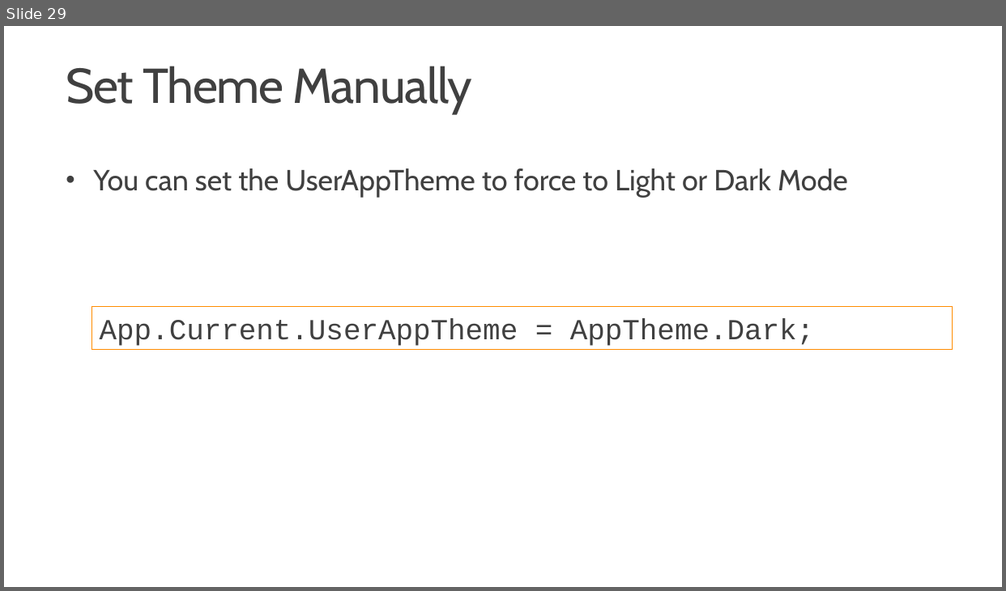
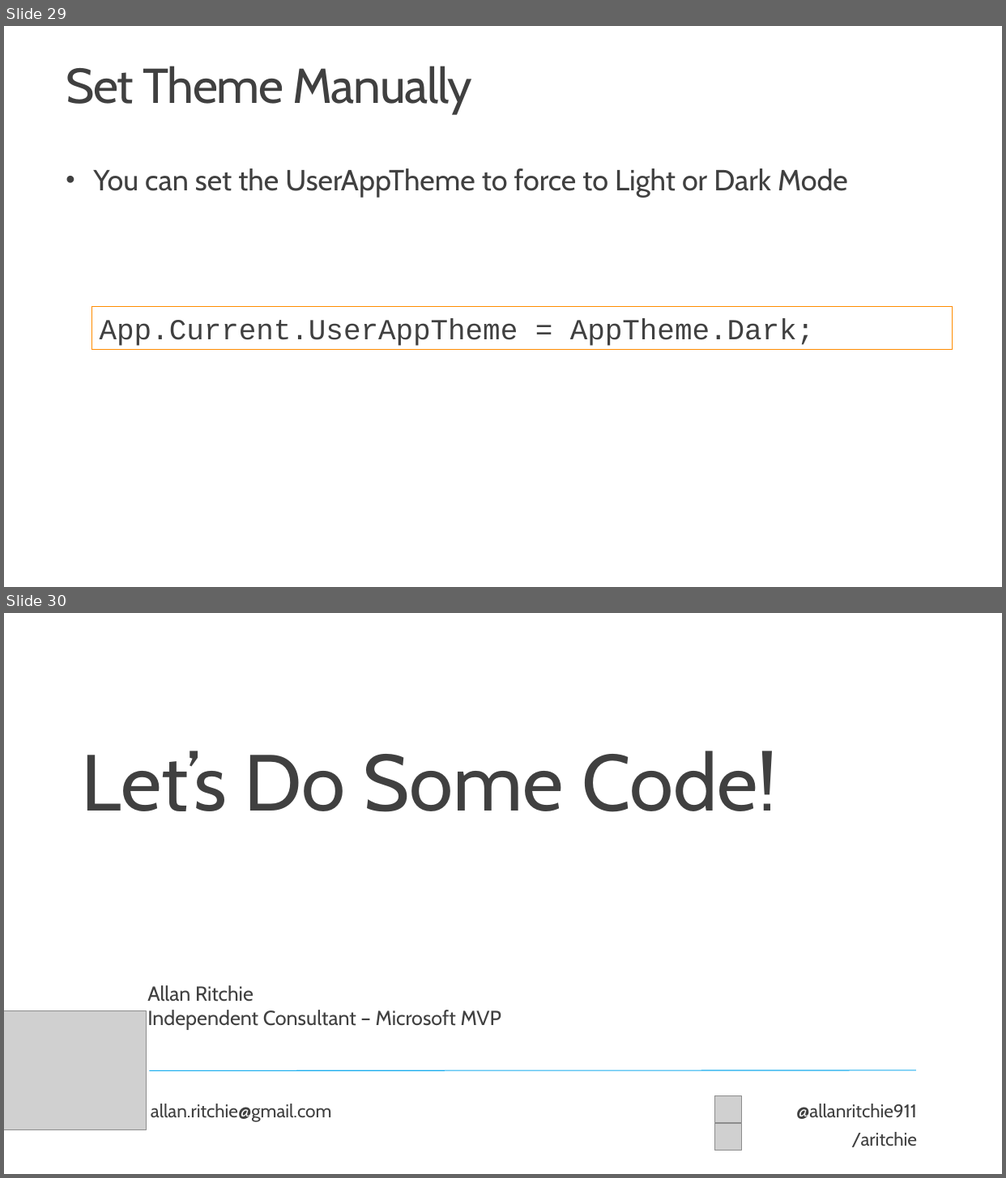
Before and after one commit to aritchie/talks, a slide deck: 2022-09-28_mauiworkshop_msftreactor/Workshop6 - App Themes.pptx. Shown one above the other, each under a label of ours: slide 29 before the commit, slides 29 and 30 after it. The pictures are 1006x591 and 1006x1178 pixels, drawn with LibreOffice and Linux fonts; fonts in the diff are those of the drawing; grey boxes stand for pictures; background and template pictures are left out. Boxes give left, top, right and bottom in pixels: in the first picture for what was removed or moved away, otherwise in the second. Text is boxed around its words. In the diff, an @@ line names an element or a change of style, - is before the commit and + after.

```diff
--- a/2022-09-28_mauiworkshop_msftreactor/Workshop6 - App Themes.pptx
+++ b/2022-09-28_mauiworkshop_msftreactor/Workshop6 - App Themes.pptx
@@ slide 30 added at [4, 613, 1002, 1174], background #FFFFFF @@
@@ text added at [82, 751, 777, 812], 76.5 pt, text #404040 @@
+Let’s Do Some Code!
@@ text added at [147, 986, 501, 1030], 19.6 pt, text #404040 @@
+Allan Ritchie
+Independent Consultant – Microsoft MVP
@@ picture added at [4, 1012, 147, 1130] @@
@@ line added from (149, 1071) to (917, 1071), #16ACEE 0.85 pt @@
@@ picture added at [714, 1096, 741, 1122] @@
@@ text added at [151, 1104, 332, 1122], 17.6 pt, text #404040 @@
+allan.ritchie@gmail.com
@@ text added at [796, 1104, 917, 1148], 17.6 pt, text #404040 @@
+@allanritchie911
+/aritchie
@@ picture added at [714, 1124, 741, 1152] @@
```
Also in this commit, not shown: 1 slide changed, 1 slide removed, 1 other file.
